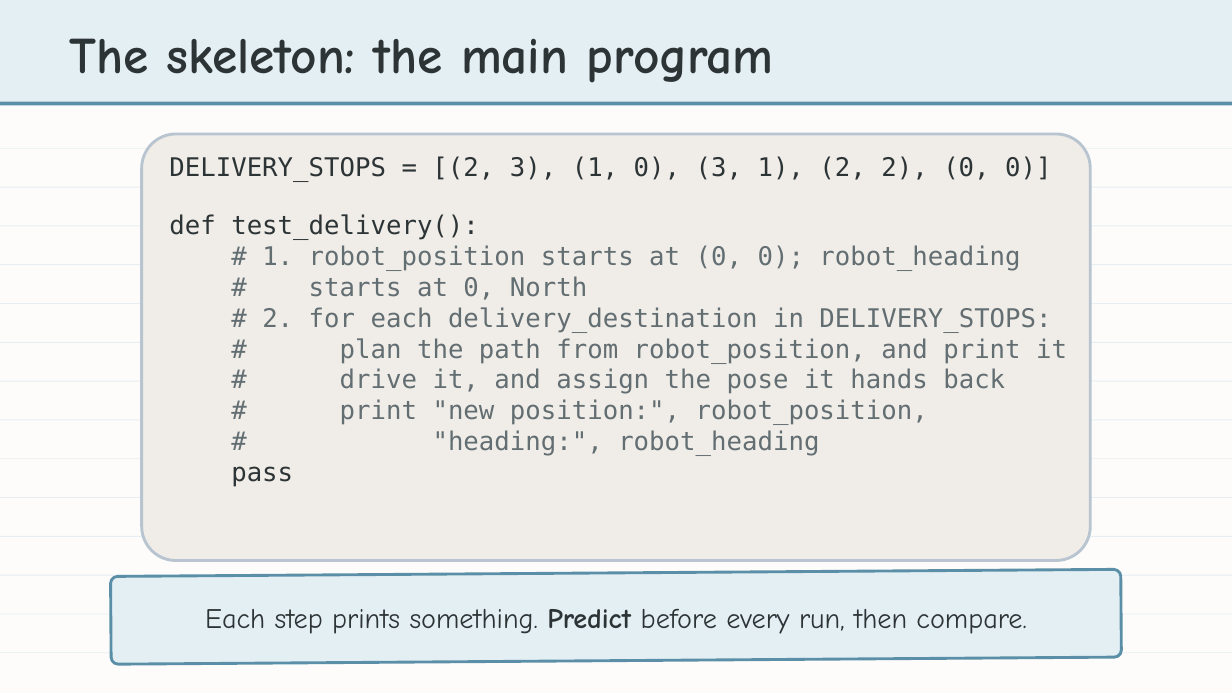
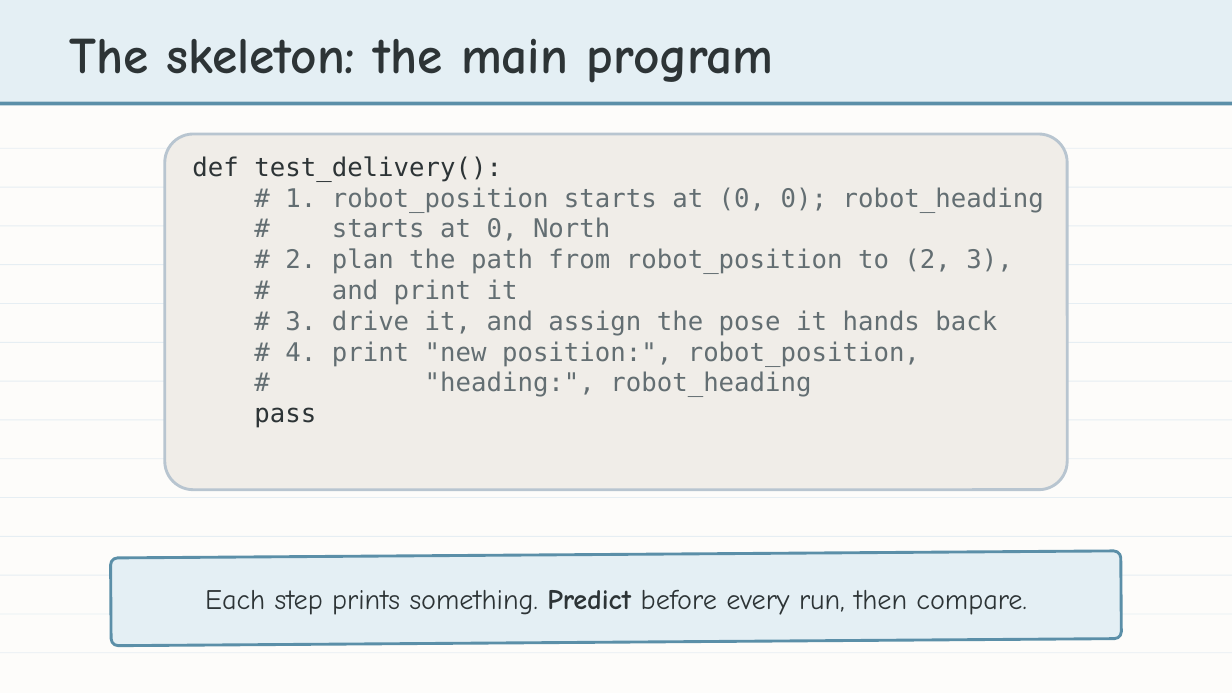
Before and after one commit to bradamiller/LearningPython, a slide deck: slide 5 of static/slides/module-04-manhattan/module-4-lesson-01-the-main-program.pptx. Drawn at 1232x693 pixels with LibreOffice and Linux fonts; fonts in the diff are those of the drawing. Boxes give left, top, right and bottom in pixels: in the first picture for what was removed or moved away, otherwise in the second. Text is boxed around its words. In the diff, an @@ line names an element or a change of style, - is before the commit and + after.

```diff
--- a/static/slides/module-04-manhattan/module-4-lesson-01-the-main-program.pptx
+++ b/static/slides/module-04-manhattan/module-4-lesson-01-the-main-program.pptx
@@ rounded rectangle: place and size @@
-rounded rectangle at <box>141,134,1091,561</box>
+rounded rectangle at <box>165,134,1067,490</box>
@@ text "def test_delivery():": place and size @@
-text "def test_delivery():" at <box>169,156,1067,486</box>
+text "def test_delivery():" at <box>192,156,1044,428</box>
@@ text at <box>169,156,1051,180</box>: paragraph removed @@
-DELIVERY_STOPS = [(2, 3), (1, 0), (3, 1), (2, 2), (0, 0)]
@@ text at <box>285,248,1012,366</box>: text changed @@
-# 2. for each delivery_destination in DELIVERY_STOPS:
-# plan the path from robot_position, and print it
-# drive it, and assign the pose it hands back
-# print "new position:", robot_position,
+# 2. plan the path from robot_position to (2, 3),
+# and print it
+# 3. drive it, and assign the pose it hands back
+# 4. print "new position:", robot_position,
@@ rounded rectangle: place and size @@
-rounded rectangle at <box>111,569,1121,664</box>
+rounded rectangle at <box>111,551,1121,646</box>
@@ text "Each step prints something. Predict ...": place and size @@
-text "Each step prints something. Predict ..." at <box>205,609,1026,634</box>
+text "Each step prints something. Predict ..." at <box>205,590,1026,615</box>
```
Also in this commit, not shown: 16 other slides changed, 10 slides added, 5 other files.
